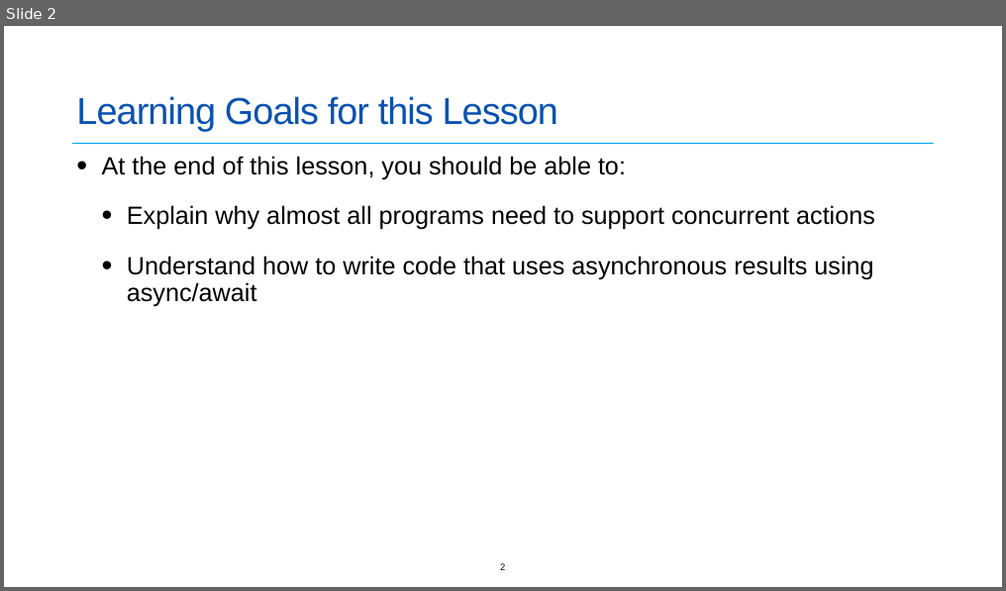
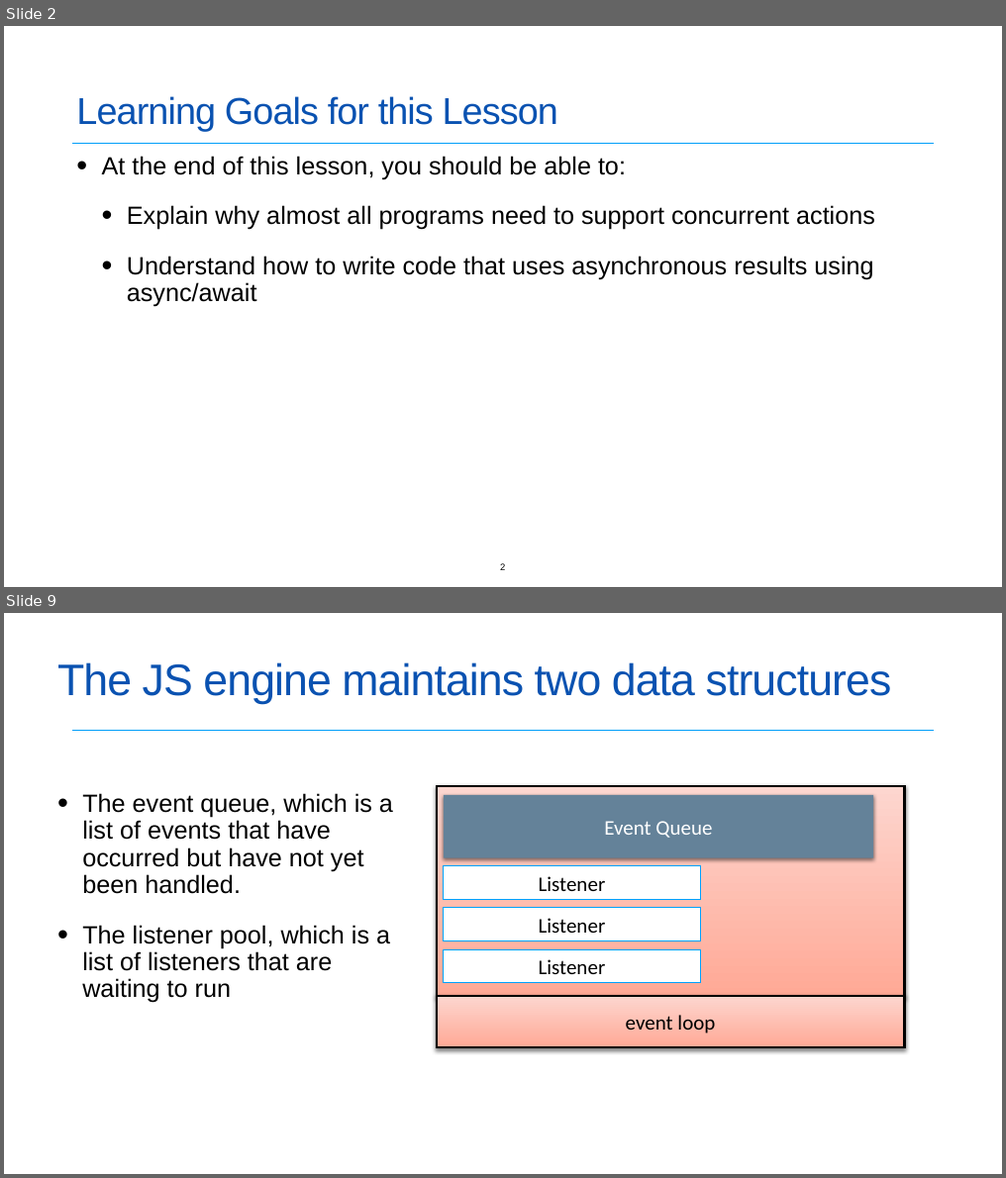
Before and after one commit to neu-se/CS4530-Spring-2022, a slide deck: Slides/Lesson 4.1 Concurrent Programming.pptx. Shown one above the other, each under a label of ours: slide 2 before the commit, slides 2 and 9 after it; the slides between them are not shown. The pictures are 1006x591 and 1006x1178 pixels, drawn with LibreOffice and Linux fonts; fonts in the diff are those of the drawing. Boxes give left, top, right and bottom in pixels: in the first picture for what was removed or moved away, otherwise in the second. Text is boxed around its words. In the diff, an @@ line names an element or a change of style, - is before the commit and + after.

```diff
--- a/Slides/Lesson 4.1 Concurrent Programming.pptx
+++ b/Slides/Lesson 4.1 Concurrent Programming.pptx
@@ slide 9 added at (4, 613, 1002, 1174), background #FFFFFF; not listed: 1 template element that a slide beside it also shows @@
@@ title added at (57, 663, 892, 704), 42.5 pt, text #0A52B1 @@
+The JS engine maintains two data structures
@@ text added at (82, 793, 393, 1003), 24 pt, text #000000 @@
+• The event queue, which is a list of events that have occurred but have not yet been handled.
+• The listener pool, which is a list of listeners that are waiting to run
@@ group added at (437, 786, 905, 1048): 6 rectangles @@
+event loop
+Listener
+Listener
+Listener
+Event Queue
```
Also in this commit, not shown: 1 slide changed, 18 other slides added, 7 slides removed.
